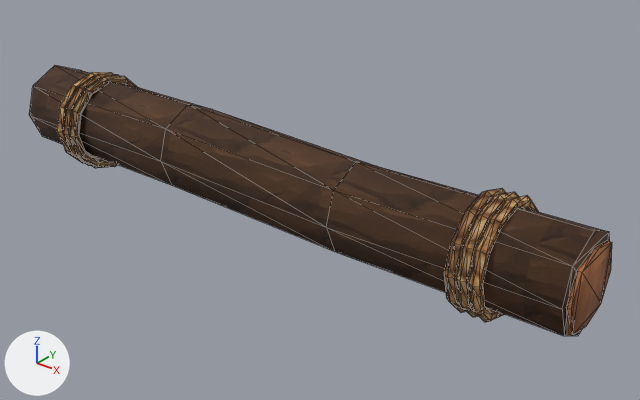
Before and after pictures for a commit that changed the glTF model assets/models/build/beam__plank_root.glb.
The view is the same before and after, from a 50 mm camera at (1.615, -1.769, 1.23) aimed at (0.14, 0.074, 0.088). Every picture has the same lights, and +X, +Y and +Z are marked at lower left. The older version comes first. Mesh edges are drawn as thin lines. Vertices at exactly the same position are counted once.

In view in the first picture: 'model'.
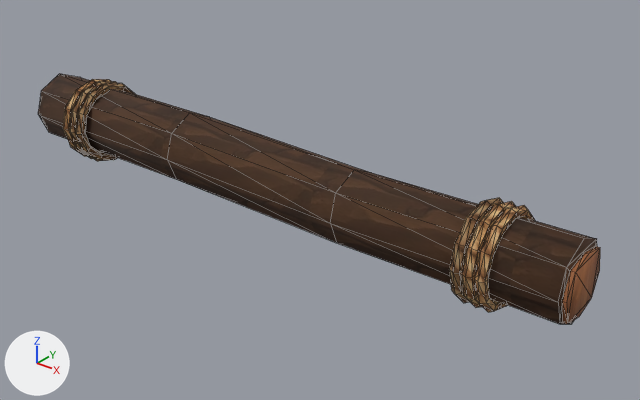
The change, as a diff of the scene's bpy script:
```diff
--- a/assets/models/build/beam__plank_root.glb.py
+++ b/assets/models/build/beam__plank_root.glb.py
@@ me_torus_005 @@
 # used by ob_model
-me_torus_005.from_pydata(...)  # 496 vertices, 980 faces; spans x -1.01..1.01, y -0.16..0.16, z -0.01..0.31
+me_torus_005.from_pydata(...)  # 496 vertices, 980 faces; spans x -0.99..0.99, y -0.14..0.14, z 0.01..0.29
+# me_torus_005 part 1: the loose piece of 72 vertices spanning x 0.77..0.8, y -0.16..0.16, z -0.01..0.31 is scaled about its middle by (1, 0.832, 0.832)
+# me_torus_005 part 2: the loose piece of 72 vertices spanning x -0.8..-0.77, y -0.16..0.16, z -0.01..0.31 is scaled about its middle by (1, 0.832, 0.832)
+# me_torus_005 part 3: the loose piece of 72 vertices spanning x 0.74..0.76, y -0.16..0.16, z -0.01..0.31 is scaled about its middle by (1, 0.832, 0.832), in mat_rope_c (picture img_rope_c)
+# me_torus_005 part 4: the loose piece of 32 vertices spanning x -0.99..0.99, y -0.14..0.16, z 0.01..0.3 is scaled about its middle by (0.98, 0.821, 0.821)
+# me_torus_005 part 5: the loose piece of 16 vertices spanning x 0.99..1.01, y -0.11..0.11, z 0.05..0.25 is scaled about its middle by (1, 0.821, 0.821), then moved by (-0.02, 0.0, 0.0)
+# me_torus_005 part 6: the loose piece of 72 vertices spanning x -0.76..-0.74, y -0.16..0.16, z -0.01..0.31 is scaled about its middle by (1, 0.832, 0.832), in mat_rope_b (picture img_rope_b)
+# me_torus_005 part 7: the loose piece of 72 vertices spanning x -0.73..-0.7, y -0.16..0.16, z -0.01..0.31 is scaled about its middle by (1, 0.832, 0.832)
+# me_torus_005 part 8: the loose piece of 72 vertices spanning x 0.7..0.73, y -0.16..0.16, z -0.01..0.31 is scaled about its middle by (1, 0.832, 0.832), in mat_rope_b (picture img_rope_b)
+# other edits to the shape of me_torus_005 do not show in these pictures
 me_torus_005.materials.append(mat_rope_c)
@@ me_torus_005 @@
 me_torus_005.materials.append(mat_wood_c)
-me_torus_005.materials.append(mat_rope_a)  # picture img_rope_a
 me_torus_005.materials.append(mat_rope_b)
```

What differs and where, as boxes (x1, y1, x2, y2) in the pictures (640 x 400 px; the box of a moved part takes in the faces that stretch with it):
'model', reshaped (8% shorter): before (29, 65, 612, 336); after (38, 74, 600, 324)
part 1 of me_torus_005, moved or reshaped: before (469, 196, 539, 322); after (474, 205, 535, 312)
part 2 of me_torus_005, moved or reshaped: before (57, 72, 113, 163); after (63, 79, 111, 156)
part 3 of me_torus_005, moved or reshaped: before (456, 192, 519, 317); after (462, 201, 516, 308)
part 4 of me_torus_005, moved or reshaped: before (29, 65, 610, 336); after (38, 74, 597, 324)
part 5 of me_torus_005, moved or reshaped: before (566, 240, 612, 335); after (562, 246, 600, 324)
part 6 of me_torus_005, moved or reshaped: before (63, 74, 119, 166); after (69, 81, 117, 159)
part 7 of me_torus_005, moved or reshaped: before (70, 76, 137, 168); after (76, 83, 135, 161)
part 8 of me_torus_005, moved or reshaped: before (444, 188, 506, 312); after (449, 198, 503, 303)
